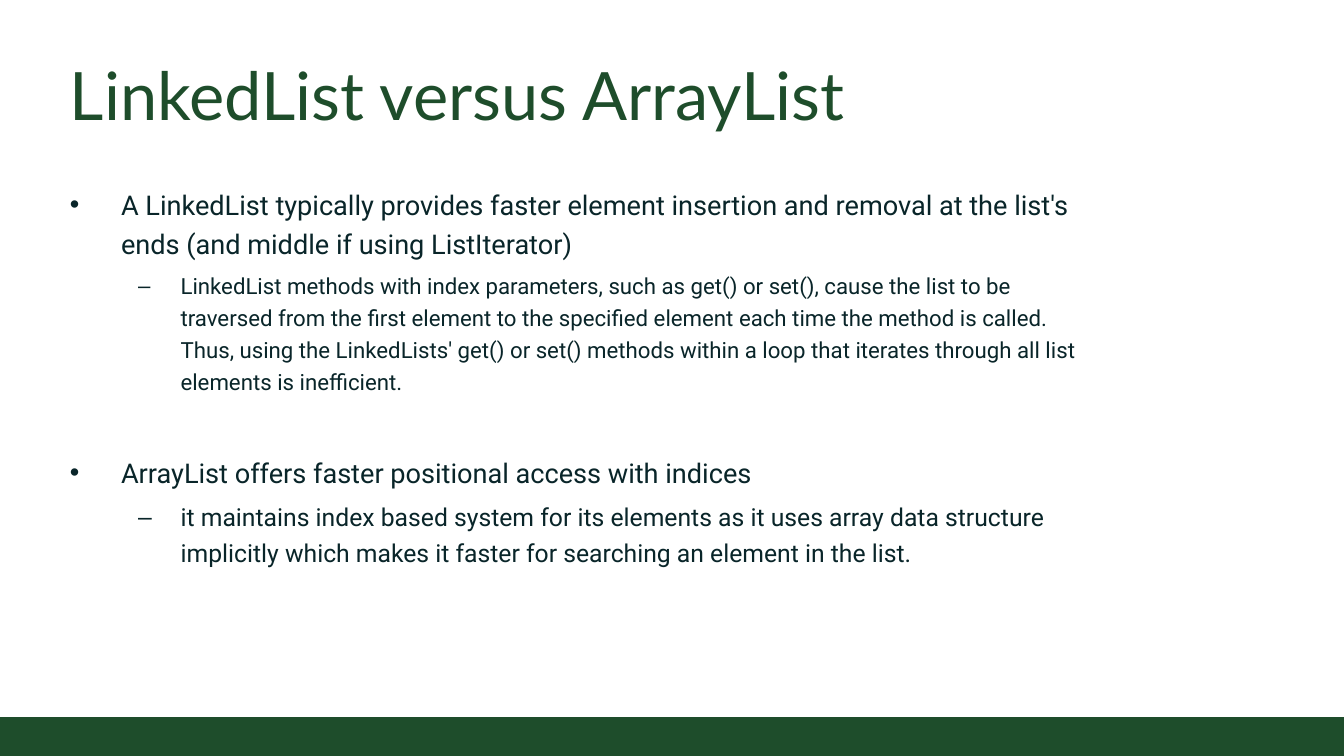
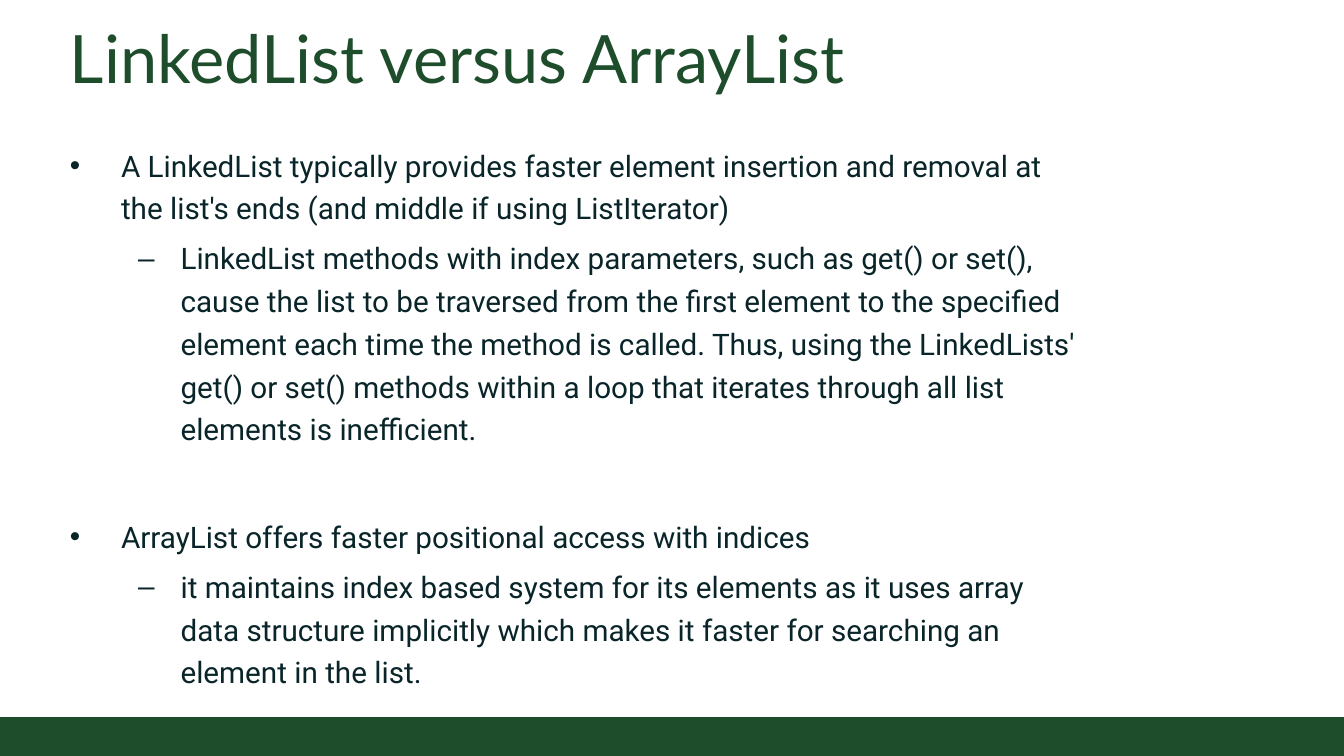
Before and after one commit to CSU-CompSci-CS163-4/Handouts, a slide deck: slide 6 of slides/On-Campus/14_03_Collections.pptx. Drawn at 1344x756 pixels with LibreOffice and Linux fonts; fonts in the diff are those of the drawing; background and template pictures are left out. Boxes give left, top, right and bottom in pixels: in the first picture for what was removed or moved away, otherwise in the second. Text is boxed around its words. In the diff, an @@ line names an element or a change of style, - is before the commit and + after.

```diff
--- a/slides/On-Campus/14_03_Collections.pptx
+++ b/slides/On-Campus/14_03_Collections.pptx
@@ title "LinkedList versus ArrayList": place and size @@
-title "LinkedList versus ArrayList" at (70, 71, 845, 132)
+title "LinkedList versus ArrayList" at (70, 34, 845, 95)
@@ text "A LinkedList typically provides faster ...": place and size @@
-text "A LinkedList typically provides faster ..." at (121, 194, 1075, 568)
+text "A LinkedList typically provides faster ..." at (121, 154, 1074, 684)
@@ text "A LinkedList typically provides faster ..." at (121, 154, 1074, 684): size 22 to 24 pt in "A LinkedList typically provides faster element insertion ...", "ArrayList offers faster positional access with indices"; size 18 to 24 pt in "LinkedList methods with index parameters, such as ..."; size 20 to 24 pt in "it maintains index based system for its ..." @@
```
Also in this commit, not shown: 5 other slides changed, 4 slides added, 1 slide removed.
